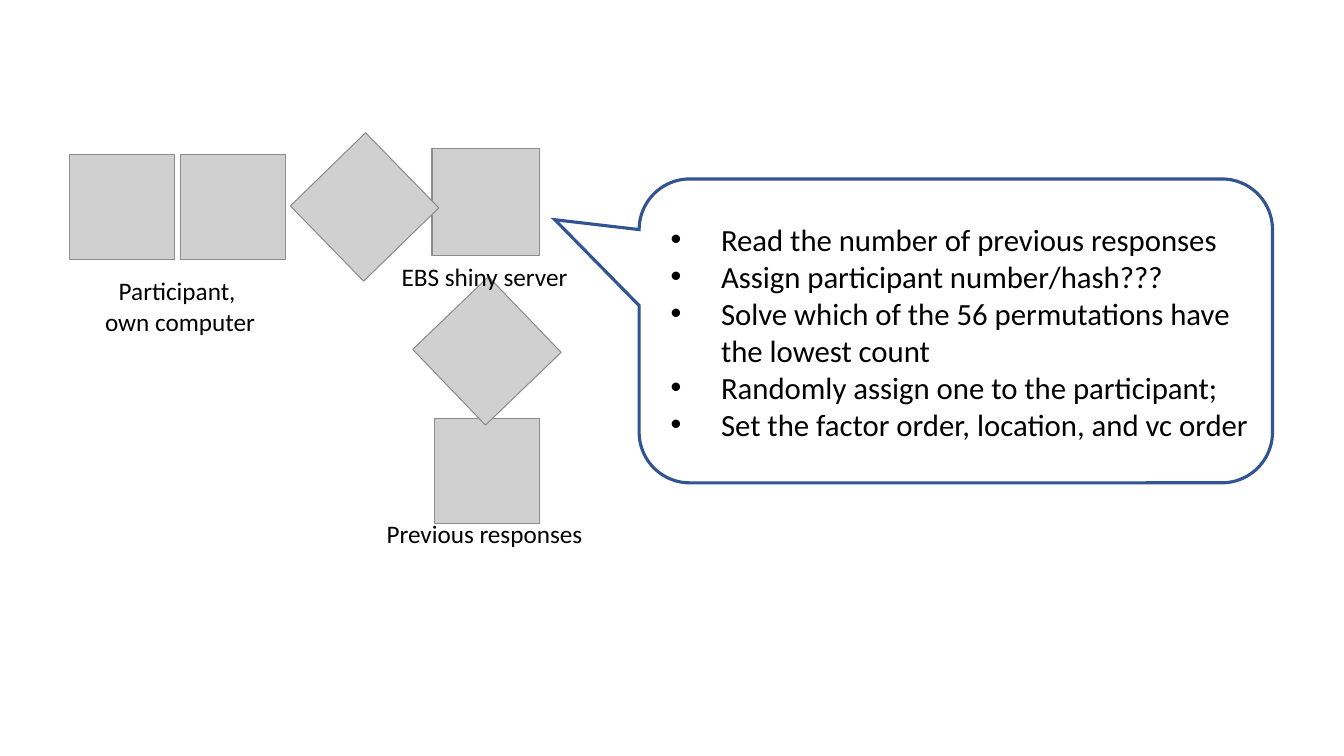
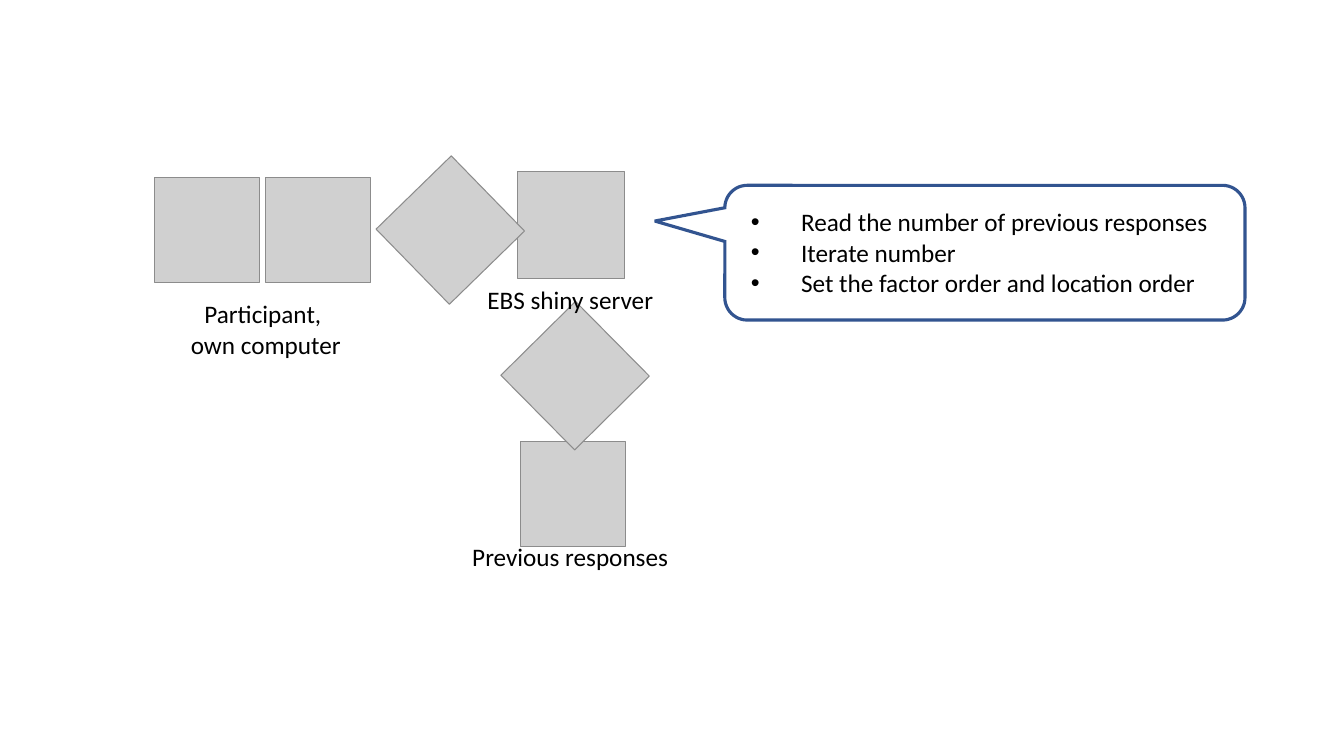
Before and after one commit to nspyrison/spinifex_study, a slide deck: slide 2 of paper/figures/Experimental design graphics.pptx. Drawn at 1344x756 pixels with LibreOffice and Linux fonts; fonts in the diff are those of the drawing; grey boxes stand for pictures; background and template pictures are left out. Boxes give left, top, right and bottom in pixels: in the first picture for what was removed or moved away, otherwise in the second. Text is boxed around its words. In the diff, an @@ line names an element or a change of style, - is before the commit and + after.

```diff
--- a/paper/figures/Experimental design graphics.pptx
+++ b/paper/figures/Experimental design graphics.pptx
@@ rounded speech box: place and size @@
-rounded speech box at (639,179,1272,484)
+rounded speech box at (725,186,1245,321)
@@ rounded speech box at (725,186,1245,321): proportions changed @@
@@ text "Read the number of previous ...": place and size @@
-text "Read the number of previous ..." at (721,229,1248,440)
+text "Read the number of previous ..." at (801,213,1207,293)
@@ text at (801,213,1207,235): size 22 to 18 pt in "Read the number of previous responses" @@
@@ text at (801,244,1195,293): text changed; size 22 to 18 pt @@
-• Assign participant number/hash???
-• Solve which of the 56 permutations have the lowest count
-• Randomly assign one to the participant;
-• Set the factor order, location, and vc order
+• Iterate number
+• Set the factor order and location order
@@ text "Participant,": place and size @@
-text "Participant," at (105,282,255,335)
+text "Participant," at (191,305,341,358)
@@ picture: place and size @@
-picture at (413,277,561,425)
+picture at (502,302,650,450)
@@ 5 pictures, 2 texts: place and size @@
-5 pictures, 2 texts at (70,133,583,547)
+5 pictures, 2 texts at (155,156,668,570)
```
Also in this commit, not shown: 3 other slides changed, 2 slides added, 9 other files.
